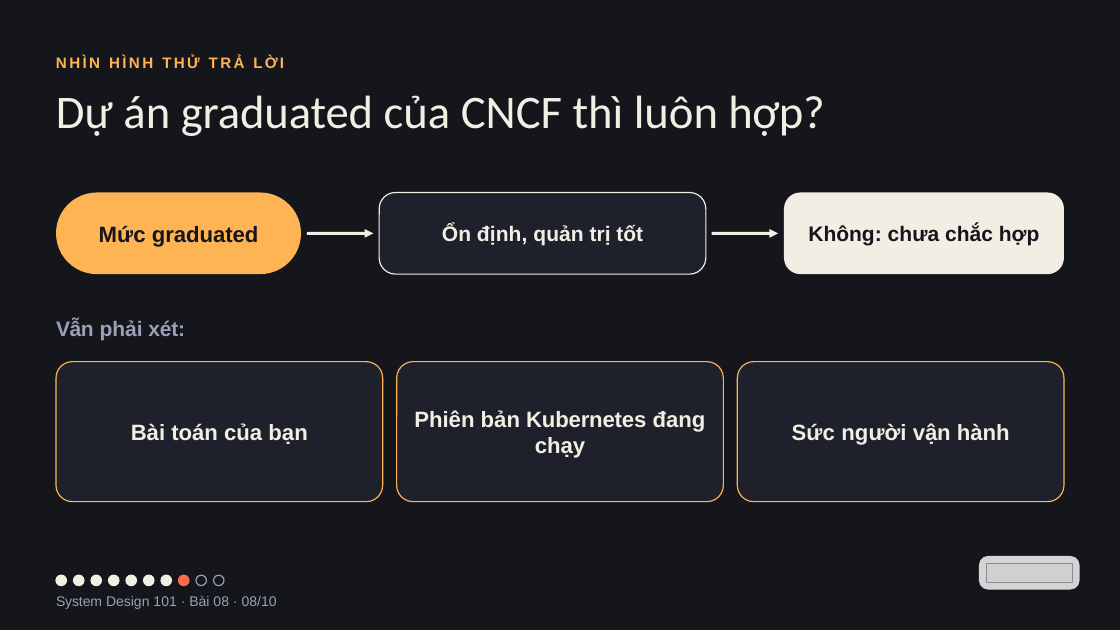
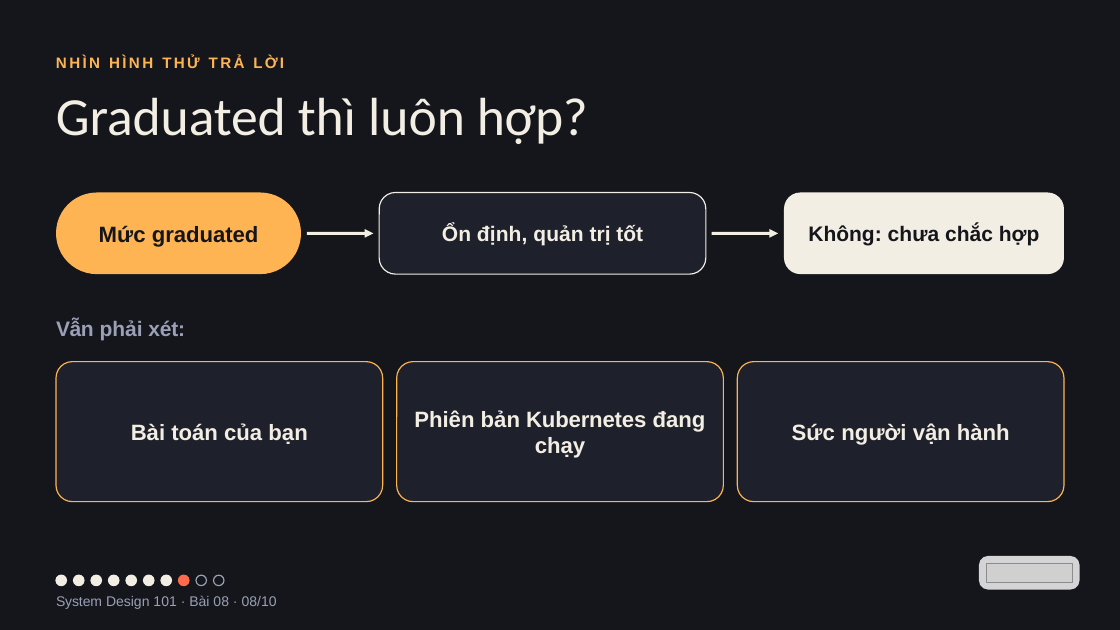
Before and after one commit to vohoailinh90/tool-marketing-studio, a slide deck: slide 8 of system-design-101/vi/lessons/sd-13-008/slides/sd-13-008.pptx. Drawn at 1120x630 pixels with LibreOffice and Linux fonts; fonts in the diff are those of the drawing; grey boxes stand for pictures. Boxes give left, top, right and bottom in pixels: in the first picture for what was removed or moved away, otherwise in the second. Text is boxed around its words. In the diff, an @@ line names an element or a change of style, - is before the commit and + after.

```diff
--- a/system-design-101/vi/lessons/sd-13-008/slides/sd-13-008.pptx
+++ b/system-design-101/vi/lessons/sd-13-008/slides/sd-13-008.pptx
@@ text at box(56, 97, 588, 144): text changed; size 60 to 69 pt @@
-Dự án graduated của CNCF thì luôn hợp?
+Graduated thì luôn hợp?
```
Also in this commit, not shown: 2 other slides changed, 4 other files.
